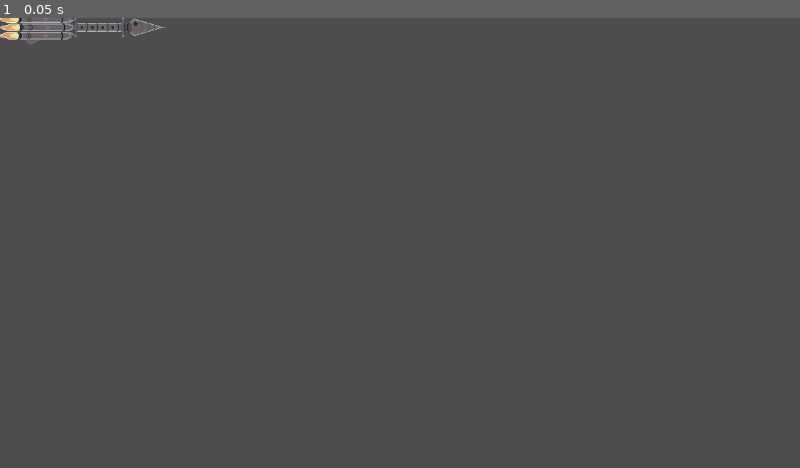
Above: before the commit, frame 1.
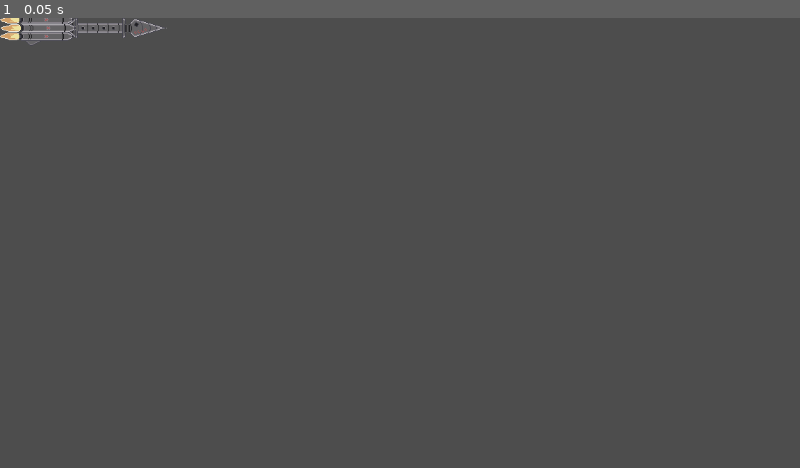
Above: after the commit, the same moment.

Repository: IsaacAmann/Space-MMO-Server
Game: Godot game, scene res://Ships/SovietRocketOne/SovietRocketOne.tscn
Same seed, same stepped clock (60 frames per second), same inputs: the game is played once before the commit and once after it. This scene is started directly instead of the project's main scene.
Inputs:
- Up to frame 1 (0.05 s): no input

The runs differ from the first frame. In frame 1, 0.3% of the frame differs, in the area x 0-21%, y 0-6%.

Commit message:
Fixed vector rotation for ship thrust

Diff:
--- a/godot-client/Ships/SovietRocketOne/SovietRocketOne.tscn
+++ b/godot-client/Ships/SovietRocketOne/SovietRocketOne.tscn
@@ -15,5 +15,5 @@
 shape = SubResource("RectangleShape2D_bukiv")
 
 [node name="Sprite2D" type="Sprite2D" parent="."]
-position = Vector2(119, 13)
+position = Vector2(120, 14)
 texture = ExtResource("2_52e1j")
Not shown, changed: backend/src/main/java/com/SpaceMMO/GameManagement/EntitySystem/PlayerEntity.java
